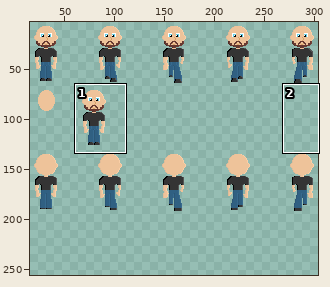
Sprite sheet, stored at assets/images/characters/people/hero_francois.png. Above: a wide view before the commit, with the close-up outlined.
Close-up. The starting point:
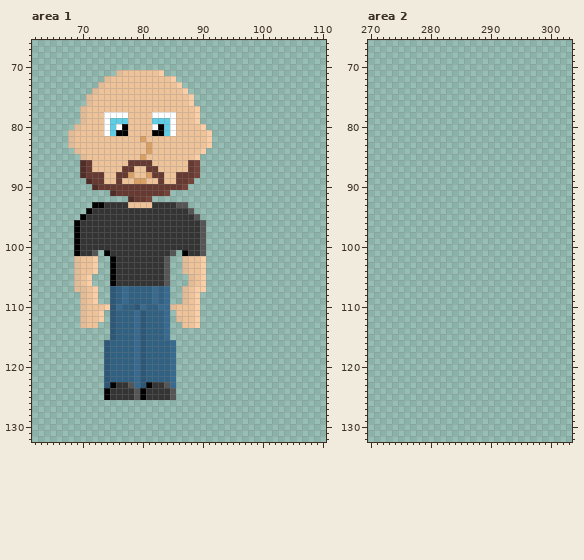
The file is 320x256 pixels. Shown: area 1: x 62..110, y 66..132; area 2: x 270..303, y 66..132. The wide view leaves out empty margins. The commit also changed other parts of the picture, which this record leaves out.
After:
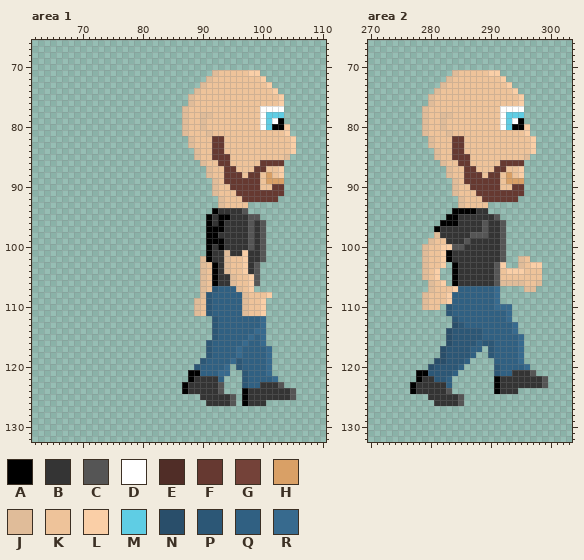
Palette (. is transparent): A #000000  B #343434  C #555555  D #ffffff  E #502d27  F #663931  G #744239  H #d9a066  J #e0bc99  K #eec39a  L #facfa7  M #5fcde4  N #294e6a  P #2c5776  Q #306082  R #376a8e
Diff:
--- area 1
@@ x 62..110 @@
  70 .................................................
- 71 ..............JKKKKKKL...........................
- 72 ............JKKKKKKKKKKL.........................
- 73 ...........JKKKKKKKKKKKKL........................
- 74 ..........JKKKKKKKKKKKKKKL.......................
- 75 .........JKKKKKKKKKKKKKKKKL......................
- 76 .........JKKKKKKKKKKKKKKKKL......................
- 77 ........JKKKKKKKKKKKKKKKKKKL.....................
- 78 ........JKKKDDDDKKKKDDDDKKKL.....................
- 79 ........JKKKDMMMKKKKMMMDKKKL.....................
- 80 .......JKKKKDMDAKKKKDAMDKKKKL....................
- 81 ......JKKKKKDMAAKKKKAAMDKKKKKL...................
- 82 ......JKKKKKKKKKKKHKKKKKKKKKKL...................
- 83 ......JKKKKKKKKKKKKHKKKKKKKKKL...................
- 84 .......JKKKKKKKKKKKHKKKKKKKKL....................
- 85 ........JKKKKKKKKKHKKKKKKKKL.....................
- 86 ........EFKKKKKKFFFFKKKKKKFG.....................
- 87 ........EFKKKKKFFKKFFKKKKKFG.....................
- 88 ........EFFFKKFFHKKHFFKKFFFG.....................
- 89 .........EFFKKFKKHHKKFKKFFG......................
- 90 ..........EFFFFFFFFFFFFFFG.......................
- 91 .............EFFFFFFFFG..........................
- 92 ................EFFG.............................
- 93 ..........AABBBBKKKKBBBBCC.......................
- 94 .........ABBBBBBBBBBBBBBBBC......................
- 95 ........ABBBBBBBBBBBBBBBBBBC.....................
- 96 .......ABBBBBBBBBBBBBBBBBBBBC....................
- 97 .......ABBBBBBBBBBBBBBBBBBBBC....................
- 98 .......ABBBBBBBBBBBBBBBBBBBBC....................
- 99 .......ABBBBBBBBBBBBBBBBBBBBC....................
-100 .......ABBBBBBBBBBBBBBBBBBBBC....................
-101 .......ABBC.ABBBBBBBBBBC.ABBC....................
-102 .......JKKL..ABBBBBBBBC..JKKL....................
-103 .......JKKL..ABBBBBBBBC..JKKL....................
-104 .......JKKL..ABBBBBBBBC..JKKL....................
-105 .......JKL...ABBBBBBBBC...JKL....................
-106 .......JKL...ABBBBBBBBC...JKL....................
-107 .......JJKL..PQRQQQQRQR..JKLL....................
-108 ........JKL..PQRQQQQRQR..JKL.....................
-109 ........JKL..PQRQQQQRQR..JKL.....................
-110 ........JKKKLPRQQPRQQRRJKKKL.....................
-111 ........JKKL.PQQQRPQQQR.KKKL.....................
-112 ........JKKL.PQQQRPQQQR.JKKL.....................
-113 ........JKK..PQQQRPQQQR..KKL.....................
-114 .............PQQQRPQQQR..........................
-115 .............PQQQRPQQQR..........................
-116 ............PQQQQRPQQQQR.........................
-117 ............PQQQQRPQQQQR.........................
-118 ............PQQQQRPQQQQR.........................
-119 ............PQQQQRPQQQQR.........................
-120 ............PQQQQRPQQQQR.........................
-121 ............PQQQQRPQQQQR.........................
-122 ............PQQQQRPQQQQR.........................
-123 ............PABBCRPABBCR.........................
-124 ............ABBBBCABBBBC.........................
-125 ............ABBBBCABBBBC.........................
-126 .................................................
+ 71 ..............................JKKKKKLL...........
+ 72 .............................JKKKKKKKKL..........
+ 73 ............................JKKKKKKKKKKL.........
+ 74 ...........................JKKKKKKKKKKKKL........
+ 75 ..........................JKKKKKKKKKKKKKKL.......
+ 76 ..........................JKKKKKKKKKKKKKKL.......
+ 77 .........................JKKKKKKKKKKKKDDDD.......
+ 78 .........................JKKJJKKKKKKKKDMMM.......
+ 79 .........................JKKJKKKKKKKKKDMDA.......
+ 80 .........................JKKJKKKKKKKKKDMAAL......
+ 81 .........................JKKKJKKKKKKKKKKKKL......
+ 82 ..........................JKKKFFKKKKKKKKKKKL.....
+ 83 ..........................JKKKFFKKKKKKKKKKKL.....
+ 84 ...........................JKKFFKKKKKKKKKKKL.....
+ 85 ...........................JKKFFFKKKKKKKKKJ......
+ 86 ............................JKKFFKKKKKFFFF.......
+ 87 .............................JKKFFKKKFFKKL.......
+ 88 .............................JKKFFFKFFKHKL.......
+ 89 ..............................JKFFFFFFKHHH.......
+ 90 ..............................JKKFFFFFKKFF.......
+ 91 ..............................JKKKFFFFFFFF.......
+ 92 ...............................JKKKFFFFFF........
+ 93 ...............................JKKKK.............
+ 94 ..............................ABBBBC.............
+ 95 .............................ABAABBBCC...........
+ 96 .............................ABABBBBCBC..........
+ 97 .............................AAABBBBCBC..........
+ 98 .............................AABBBBBCBC..........
+ 99 .............................AAABBBBCBC..........
+100 .............................ABABBBBCBC..........
+101 .............................ABBJBBLBBC..........
+102 ............................JABBJKKLBBC..........
+103 ............................JKABJKKLBC...........
+104 ............................JKABJKKLBC...........
+105 ............................JKABBJKKLC...........
+106 ............................JKABBJKKLC...........
+107 ............................JKPQQQJKL............
+108 ............................JPQQQQQJKKKL.........
+109 ...........................JKPQQQQQJKKL..........
+110 ...........................JKPQQQQQJKKL..........
+111 ...........................JKPQQQQQJKKL..........
+112 ..............................PQQQQQQQR..........
+113 ..............................PQQQQQQQR..........
+114 ..............................PQQQQQQRR..........
+115 ..............................PQQQQQRQR..........
+116 .............................PQQQQQRQQR..........
+117 .............................PQQQQRQQQQR.........
+118 .............................PQQQQRQQQQR.........
+119 ............................PQQQQRPQQQQR.........
+120 ...........................PQQQQR.PQQQQR.........
+121 ..........................AAQQQRR..PQQQR.........
+122 ..........................ABBBBQ...PQQQQR........
+123 .........................ABBBBBC...PQQBBBC.......
+124 .........................ABBBBBC...ABBBBBBBC.....
+125 ............................BBBBBC.ABBBBBBBC.....
+126 .............................BBBBC.ABBB..........
 127 .................................................
--- area 2
@@ x 270..303 @@
  70 ..................................
- 71 ..................................
- 72 ..................................
- 73 ..................................
- 74 ..................................
- 75 ..................................
- 76 ..................................
- 77 ..................................
- 78 ..................................
- 79 ..................................
- 80 ..................................
- 81 ..................................
- 82 ..................................
- 83 ..................................
- 84 ..................................
- 85 ..................................
- 86 ..................................
- 87 ..................................
- 88 ..................................
- 89 ..................................
- 90 ..................................
- 91 ..................................
- 92 ..................................
- 93 ..................................
- 94 ..................................
- 95 ..................................
- 96 ..................................
- 97 ..................................
- 98 ..................................
- 99 ..................................
-100 ..................................
-101 ..................................
-102 ..................................
-103 ..................................
-104 ..................................
-105 ..................................
-106 ..................................
-107 ..................................
-108 ..................................
-109 ..................................
-110 ..................................
-111 ..................................
-112 ..................................
-113 ..................................
-114 ..................................
-115 ..................................
-116 ..................................
-117 ..................................
-118 ..................................
-119 ..................................
-120 ..................................
-121 ..................................
-122 ..................................
-123 ..................................
-124 ..................................
-125 ..................................
-126 ..................................
+ 71 ..............JKKKKKLL............
+ 72 .............JKKKKKKKKL...........
+ 73 ............JKKKKKKKKKKL..........
+ 74 ...........JKKKKKKKKKKKKL.........
+ 75 ..........JKKKKKKKKKKKKKKL........
+ 76 ..........JKKKKKKKKKKKKKKL........
+ 77 .........JKKKKKKKKKKKKDDDD........
+ 78 .........JKKJJKKKKKKKKDMMM........
+ 79 .........JKKJKKKKKKKKKDMDA........
+ 80 .........JKKJKKKKKKKKKDMAAL.......
+ 81 .........JKKKJKKKKKKKKKKKKL.......
+ 82 ..........JKKKFFKKKKKKKKKKKL......
+ 83 ..........JKKKFFKKKKKKKKKKKL......
+ 84 ...........JKKFFKKKKKKKKKKKL......
+ 85 ...........JKKFFFKKKKKKKKKJ.......
+ 86 ............JKKFFKKKKKFFFF........
+ 87 .............JKKFFKKKFFKKL........
+ 88 .............JKKFFFKFFKHKL........
+ 89 ..............JKFFFFFFKHHH........
+ 90 ..............JKKFFFFFKKFF........
+ 91 ..............JKKKFFFFFFFF........
+ 92 ...............JKKKFFFFFF.........
+ 93 ...............JKKKK..............
+ 94 ..............AAAABB..............
+ 95 .............AABBBBBBC............
+ 96 ............AAABBBBCBBC...........
+ 97 ...........ABBBBBBBCBBC...........
+ 98 ...........JBBBBBCCCBBC...........
+ 99 ..........JKKBBBCBBBBBC...........
+100 .........JKKLLCCBBBBBBC...........
+101 .........JKKLABBBBBBBBC...........
+102 .........JKKLABBBBBBBBC..JK.......
+103 .........JKKL.ABBBBBBCL..JKLL.....
+104 .........JKL..ABBBBBBCKLLLKKK.....
+105 .........JKL..ABBBBBBCKKKKKKK.....
+106 ..........JKL.ABBBBBBCJJJJKKJ.....
+107 ..........JKKKLQQQQQQR....JJ......
+108 .........JKKKLQQQQQQQR............
+109 .........JKKKLQQQQQQQR............
+110 .........JKK.PQQQQQQQRRR..........
+111 .............PQQQQQQQQQR..........
+112 ..............PQQQQQQQQR..........
+113 ..............NPQQQQQQQQR.........
+114 .............NPPPPPQQQQQR.........
+115 .............NPPPPPQQQQQQR........
+116 .............NPPPPQPPQQQQR........
+117 ............NPPPPQQ.PQQQQR........
+118 ............NPPPPQ..PQQQQR........
+119 ...........NNPPPQ....QQQQR........
+120 ..........NPPPPQ.....PQQQQR.......
+121 ........AAPPPPQ......PQQBBBC......
+122 ........ABBPPQ.......ABBBBBBBC....
+123 .......ABBBBBQ.......ABBBBBBBC....
+124 .......ABBBBBC.......ABBB.........
+125 ..........BBBBBC..................
+126 ...........BBBBC..................
 127 ..................................
